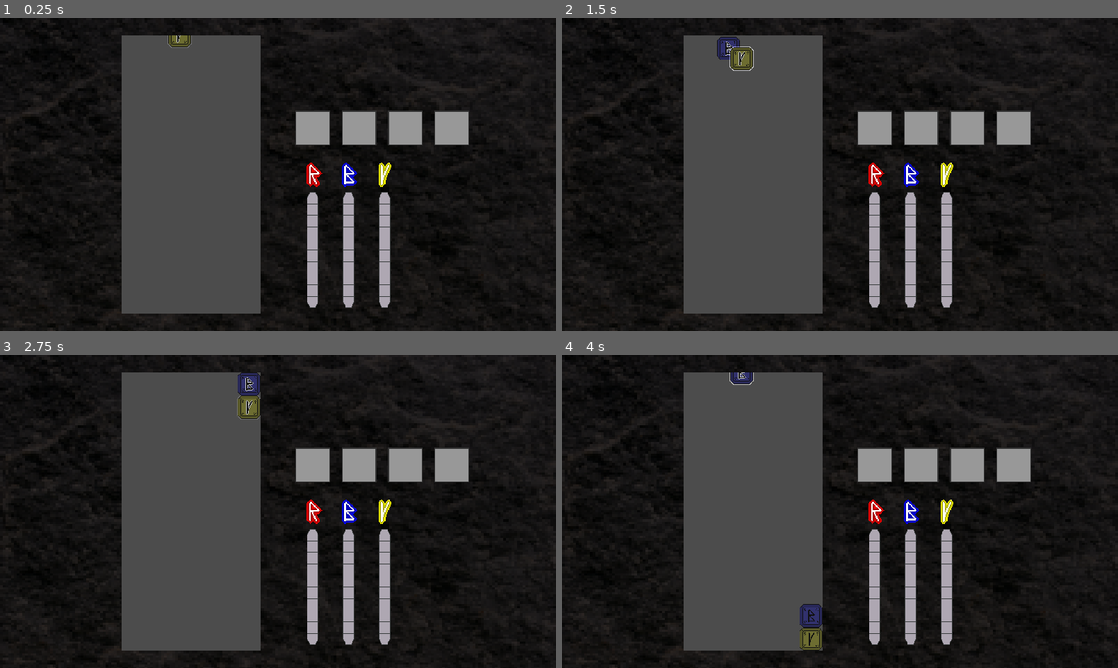
Above: before the commit, frames 1-4 (two rows, left to right).
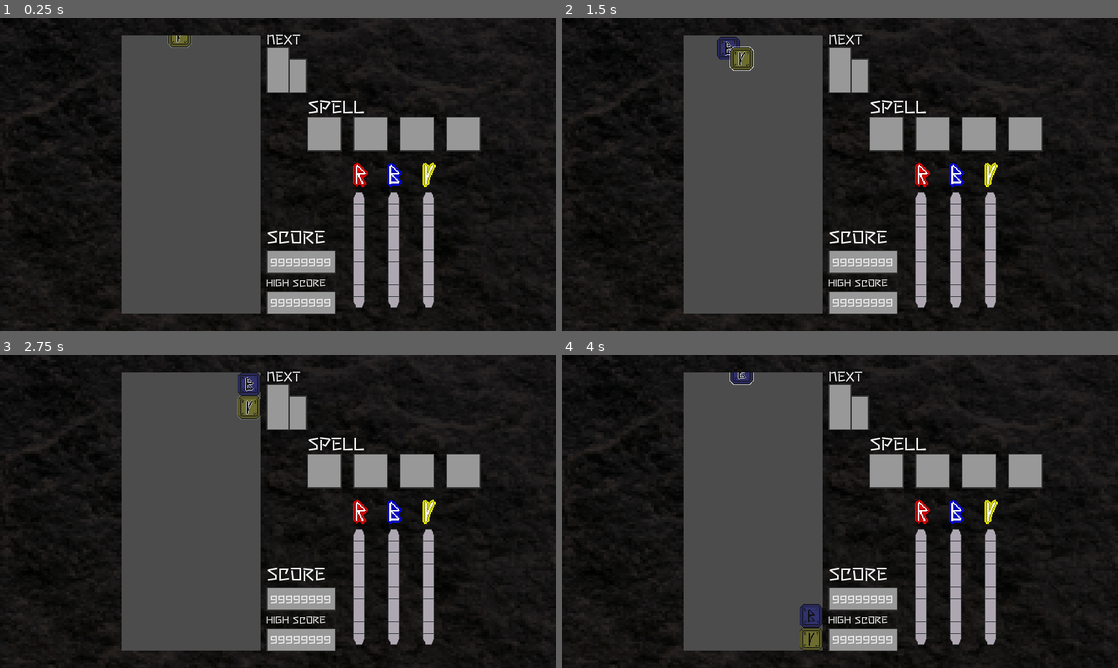
Above: after the commit, the same moments.

Repository: dreamblader/rune_ruckus
Game: Godot game, scene res://game_scene.tscn
Same seed, same stepped clock (60 frames per second), same inputs: the game is played once before the commit and once after it.
Inputs:
- Up to frame 1 (0.25 s): no input
- Up to frame 2 (1.5 s): tap Enter (ui_accept) at 0.5, 0.77 s; hold Right (ui_right) 0.53-1.28 s; hold S (drop) 0.53-1.28 s; hold Down (ui_down) from 1.28 s (still down); tap A (rotate_l) at 1.35 s
- Up to frame 3 (2.75 s): tap Enter (ui_accept) at 1.52, 2 s; release Down (ui_down) at 2.03 s; hold Right (ui_right) from 2.03 s (still down); hold D (rotate_r) from 2.03 s (still down)
- Up to frame 4 (4 s): release D (rotate_r) at 2.78 s; tap S (drop) at 2.85 s; tap Enter (ui_accept) at 3.02, 3.77 s; release Right (ui_right) at 3.53 s; hold Left (ui_left) from 3.53 s (still down); hold A (rotate_l) from 3.53 s (still down)

The runs differ from the first frame. In frame 1, 11% of the frame differs, in the area x 47-87%, y 5-95%; in frame 2, 11%; in frame 3, 11%; in frame 4, 11%.

Commit message:
added alot of gui elements

Diff:
--- /dev/null
+++ b/font/game_font.tres
@@ -0,0 +1,7 @@
+[gd_resource type="DynamicFont" load_steps=2 format=2]
+
+[ext_resource path="res://font/Stick-Regular.ttf" type="DynamicFontData" id=1]
+
+[resource]
+size = 40
+font_data = ExtResource( 1 )
--- a/ui/data_content_scene.tscn
+++ b/ui/data_content_scene.tscn
@@ -1,8 +1,23 @@
-[gd_scene load_steps=4 format=2]
+[gd_scene load_steps=10 format=2]
 
 [ext_resource path="res://ui/progress_bar/progress_bar_scene.tscn" type="PackedScene" id=1]
 [ext_resource path="res://ui/data_script.gd" type="Script" id=2]
 [ext_resource path="res://ui/spell_block/spell_block_scene.tscn" type="PackedScene" id=3]
+[ext_resource path="res://ui/score_label/score_label_scene.tscn" type="PackedScene" id=4]
+[ext_resource path="res://font/Stick-Regular.ttf" type="DynamicFontData" id=5]
+[ext_resource path="res://ui/preview_panel/preview_panel_scene.tscn" type="PackedScene" id=6]
+
+[sub_resource type="DynamicFont" id=3]
+size = 45
+font_data = ExtResource( 5 )
+
+[sub_resource type="DynamicFont" id=1]
+size = 60
+font_data = ExtResource( 5 )
+
+[sub_resource type="DynamicFont" id=2]
+size = 35
+font_data = ExtResource( 5 )
 
 [node name="DataContent" type="Control"]
 margin_right = 1020.0
@@ -15,11 +30,20 @@
 margin_bottom = 1080.0
 color = Color( 0, 0, 0, 0.0980392 )
 
+[node name="Label2" type="Label" parent="."]
+margin_left = 20.0
+margin_top = 40.0
+margin_right = 260.0
+margin_bottom = 128.0
+custom_fonts/font = SubResource( 3 )
+text = "NEXT"
+
 [node name="BarContainer" type="HBoxContainer" parent="."]
-margin_left = 120.0
+margin_left = 280.0
 margin_top = 480.0
-margin_right = 920.0
+margin_right = 1080.0
 margin_bottom = 1080.0
+custom_constants/separation = 0
 
 [node name="RedProgress" parent="BarContainer" instance=ExtResource( 1 )]
 anchor_top = 0.0
@@ -31,9 +55,9 @@
 [node name="BlueProgress" parent="BarContainer" instance=ExtResource( 1 )]
 anchor_top = 0.0
 anchor_bottom = 0.0
-margin_left = 124.0
+margin_left = 120.0
 margin_top = 0.0
-margin_right = 244.0
+margin_right = 240.0
 margin_bottom = 600.0
 rect_scale = Vector2( 1, 1 )
 my_color = 2
@@ -41,9 +65,9 @@
 [node name="YellowProgress" parent="BarContainer" instance=ExtResource( 1 )]
 anchor_top = 0.0
 anchor_bottom = 0.0
-margin_left = 248.0
+margin_left = 240.0
 margin_top = 0.0
-margin_right = 368.0
+margin_right = 360.0
 margin_bottom = 600.0
 rect_scale = Vector2( 1, 1 )
 my_color = 1
@@ -52,9 +76,9 @@
 visible = false
 anchor_top = 0.0
 anchor_bottom = 0.0
-margin_left = 372.0
+margin_left = 360.0
 margin_top = 0.0
-margin_right = 492.0
+margin_right = 480.0
 margin_bottom = 600.0
 rect_scale = Vector2( 1, 1 )
 my_color = 5
@@ -63,9 +87,9 @@
 visible = false
 anchor_top = 0.0
 anchor_bottom = 0.0
-margin_left = 496.0
+margin_left = 480.0
 margin_top = 0.0
-margin_right = 616.0
+margin_right = 600.0
 margin_bottom = 600.0
 rect_scale = Vector2( 1, 1 )
 my_color = 3
@@ -74,18 +98,26 @@
 visible = false
 anchor_top = 0.0
 anchor_bottom = 0.0
-margin_left = 620.0
+margin_left = 600.0
 margin_top = 0.0
-margin_right = 740.0
+margin_right = 720.0
 margin_bottom = 600.0
 rect_scale = Vector2( 1, 1 )
 my_color = 3
 
+[node name="Label" type="Label" parent="."]
+margin_left = 160.0
+margin_top = 260.0
+margin_right = 400.0
+margin_bottom = 348.0
+custom_fonts/font = SubResource( 1 )
+text = "SPELL"
+
 [node name="SpeelContainer" type="HBoxContainer" parent="."]
-margin_left = 120.0
-margin_top = 320.0
-margin_right = 840.0
-margin_bottom = 440.0
+margin_left = 160.0
+margin_top = 340.0
+margin_right = 880.0
+margin_bottom = 460.0
 custom_constants/separation = 40
 
 [node name="SpellBlock" parent="SpeelContainer" instance=ExtResource( 3 )]
@@ -106,3 +138,32 @@
 margin_left = 480.0
 margin_right = 600.0
 margin_bottom = 120.0
+
+[node name="ScoreContainer" type="VBoxContainer" parent="."]
+margin_left = 20.0
+margin_top = 710.0
+margin_right = 260.0
+margin_bottom = 1022.0
+
+[node name="Label" type="Label" parent="ScoreContainer"]
+margin_right = 240.0
+margin_bottom = 88.0
+custom_fonts/font = SubResource( 1 )
+text = "SCORE"
+
+[node name="Score" parent="ScoreContainer" instance=ExtResource( 4 )]
+margin_top = 92.0
+margin_bottom = 172.0
+
+[node name="Label2" type="Label" parent="ScoreContainer"]
+margin_top = 176.0
+margin_right = 240.0
+margin_bottom = 228.0
+custom_fonts/font = SubResource( 2 )
+text = "HIGH SCORE"
+
+[node name="HighScore" parent="ScoreContainer" instance=ExtResource( 4 )]
+margin_top = 232.0
+margin_bottom = 312.0
+
+[node name="Panel" parent="." instance=ExtResource( 6 )]
--- /dev/null
+++ b/ui/preview_panel/preview_panel_scene.tscn
@@ -0,0 +1,18 @@
+[gd_scene load_steps=2 format=2]
+
+[ext_resource path="res://ui/margin_block_box.tres" type="StyleBox" id=1]
+
+[node name="Panel" type="Panel"]
+margin_left = 20.0
+margin_top = 100.0
+margin_right = 100.0
+margin_bottom = 260.0
+custom_styles/panel = ExtResource( 1 )
+
+[node name="Panel" type="Panel" parent="."]
+show_behind_parent = true
+margin_left = 77.0
+margin_top = 40.0
+margin_right = 140.0
+margin_bottom = 160.0
+custom_styles/panel = ExtResource( 1 )
--- /dev/null
+++ b/ui/score_label/score_label_scene.tscn
@@ -0,0 +1,29 @@
+[gd_scene load_steps=3 format=2]
+
+[ext_resource path="res://font/game_font.tres" type="DynamicFont" id=1]
+[ext_resource path="res://ui/margin_block_box.tres" type="StyleBox" id=2]
+
+[node name="Score" type="Panel"]
+margin_right = 240.0
+margin_bottom = 80.0
+rect_min_size = Vector2( 240, 80 )
+custom_styles/panel = ExtResource( 2 )
+
+[node name="MarginContainer" type="MarginContainer" parent="."]
+anchor_right = 1.0
+anchor_bottom = 1.0
+custom_constants/margin_right = 5
+custom_constants/margin_top = 10
+custom_constants/margin_left = 5
+custom_constants/margin_bottom = 15
+
+[node name="Label" type="Label" parent="MarginContainer"]
+margin_left = 5.0
+margin_top = 10.0
+margin_right = 235.0
+margin_bottom = 69.0
+custom_colors/font_color = Color( 1, 1, 1, 1 )
+custom_fonts/font = ExtResource( 1 )
+text = "99999999"
+align = 1
+valign = 1
Binary file added: font/Stick-Regular.ttf
Not shown, added: font/RubikPixels-Regular.ttf
